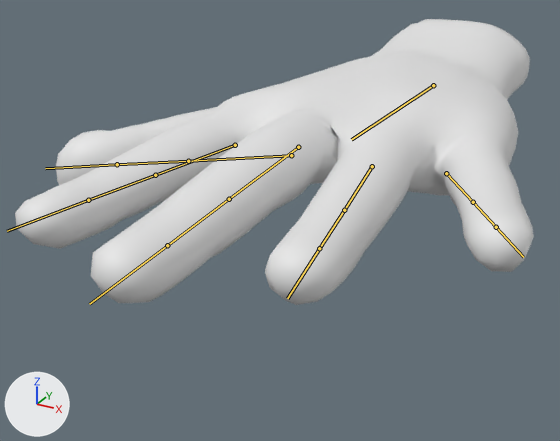
A saved change to the glTF model public/models/mao-fp-dir.glb.
The view is the same before and after, from a 50 mm lens placed at (0.477, -1.514, 0.383), pointed at (-0.097, -0.471, -0.139). The axes (+X, +Y, +Z) are drawn at lower left. The lights are the same throughout. The first picture is the older version. Both versions are drawn at the pose saved in each file; the numbers are the values there. The bones that bend it are drawn over the model as lines.

Names of what the first picture shows: 'mao'.
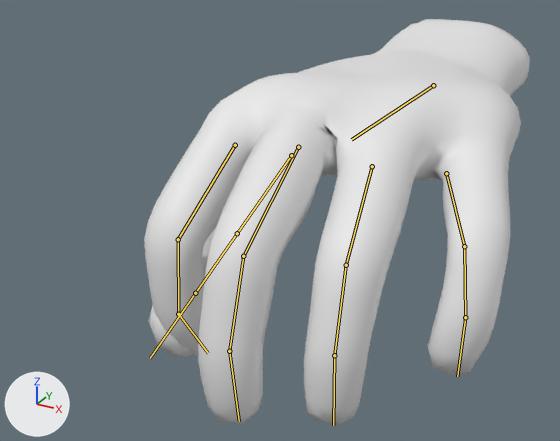
Edits to the scene script, one JSON object a line:
```json
{"block": "bone_rightindex1", "where": "bone_rightindex1 = bpy.data.objects['Armature'].pose.bones['RightIndex1']  # child of 'RightHand'"}
{"op": "set", "path": "bone_rightindex1.rotation_quaternion", "old": "(1.0, 0.0, 0.0, 0.0)", "new": "(0.943, 0.334, 0.0, 0.0)", "note": "degrees (0, 0, 0) -> degrees (39, 0, 0)"}
{"block": "bone_rightindex2", "where": "bone_rightindex2 = bpy.data.objects['Armature'].pose.bones['RightIndex2']  # child of 'RightIndex1'"}
{"op": "set", "path": "bone_rightindex2.rotation_quaternion", "old": "(1.0, 0.0, 0.0, 0.0)", "new": "(0.911, 0.413, 0.0, 0.0)", "note": "degrees (0, 0, 0) -> degrees (49, 0, 0)"}
{"block": "bone_rightindex3", "where": "bone_rightindex3 = bpy.data.objects['Armature'].pose.bones['RightIndex3']  # child of 'RightIndex2'"}
{"op": "set", "path": "bone_rightindex3.rotation_quaternion", "old": "(1.0, 0.0, 0.0, 0.0)", "new": "(0.953, 0.302, 0.0, 0.0)", "note": "degrees (0, 0, 0) -> degrees (35, 0, 0)"}
{"block": "bone_rightmiddle1", "where": "bone_rightmiddle1 = bpy.data.objects['Armature'].pose.bones['RightMiddle1']  # child of 'RightHand'"}
{"op": "set", "path": "bone_rightmiddle1.rotation_quaternion", "old": "(1.0, 0.0, 0.0, 0.0)", "new": "(0.966, 0.259, 0.0, 0.0)", "note": "degrees (0, 0, 0) -> degrees (30, 0, 0)"}
{"block": "bone_rightmiddle2", "where": "bone_rightmiddle2 = bpy.data.objects['Armature'].pose.bones['RightMiddle2']  # child of 'RightMiddle1'"}
{"op": "set", "path": "bone_rightmiddle2.rotation_quaternion", "old": "(1.0, 0.0, 0.0, 0.0)", "new": "(0.947, 0.321, 0.0, 0.0)", "note": "degrees (0, 0, 0) -> degrees (37, 0, 0)"}
{"block": "bone_rightmiddle3", "where": "bone_rightmiddle3 = bpy.data.objects['Armature'].pose.bones['RightMiddle3']  # child of 'RightMiddle2'"}
{"op": "set", "path": "bone_rightmiddle3.rotation_quaternion", "old": "(1.0, 0.0, 0.0, 0.0)", "new": "(0.972, 0.233, 0.0, 0.0)", "note": "degrees (0, 0, 0) -> degrees (27, 0, 0)"}
{"block": "bone_rightpinky1", "where": "bone_rightpinky1 = bpy.data.objects['Armature'].pose.bones['RightPinky1']  # child of 'RightHand'"}
{"op": "set", "path": "bone_rightpinky1.rotation_quaternion", "old": "(1.0, 0.0, 0.0, 0.0)", "new": "(0.966, 0.259, 0.0, 0.0)", "note": "degrees (0, 0, 0) -> degrees (30, 0, 0)"}
{"block": "bone_rightpinky2", "where": "bone_rightpinky2 = bpy.data.objects['Armature'].pose.bones['RightPinky2']  # child of 'RightPinky1'"}
{"op": "set", "path": "bone_rightpinky2.rotation_quaternion", "old": "(1.0, 0.0, 0.0, 0.0)", "new": "(0.947, 0.321, 0.0, 0.0)", "note": "degrees (0, 0, 0) -> degrees (37, 0, 0)"}
{"block": "bone_rightpinky3", "where": "bone_rightpinky3 = bpy.data.objects['Armature'].pose.bones['RightPinky3']  # child of 'RightPinky2'"}
{"op": "set", "path": "bone_rightpinky3.rotation_quaternion", "old": "(1.0, 0.0, 0.0, 0.0)", "new": "(0.972, 0.233, 0.0, 0.0)", "note": "degrees (0, 0, 0) -> degrees (27, 0, 0)"}
{"block": "bone_rightring1", "where": "bone_rightring1 = bpy.data.objects['Armature'].pose.bones['RightRing1']  # child of 'RightHand'"}
{"op": "set", "path": "bone_rightring1.rotation_quaternion", "old": "(1.0, 0.0, 0.0, 0.0)", "new": "(0.966, 0.259, 0.0, 0.0)", "note": "degrees (0, 0, 0) -> degrees (30, 0, 0)"}
{"block": "bone_rightring2", "where": "bone_rightring2 = bpy.data.objects['Armature'].pose.bones['RightRing2']  # child of 'RightRing1'"}
{"op": "set", "path": "bone_rightring2.rotation_quaternion", "old": "(1.0, 0.0, 0.0, 0.0)", "new": "(0.947, 0.321, 0.0, 0.0)", "note": "degrees (0, 0, 0) -> degrees (37, 0, 0)"}
{"block": "bone_rightring3", "where": "bone_rightring3 = bpy.data.objects['Armature'].pose.bones['RightRing3']  # child of 'RightRing2'"}
{"op": "set", "path": "bone_rightring3.rotation_quaternion", "old": "(1.0, 0.0, 0.0, 0.0)", "new": "(0.972, 0.233, 0.0, 0.0)", "note": "degrees (0, 0, 0) -> degrees (27, 0, 0)"}
{"block": "bone_rightthumb1", "where": "bone_rightthumb1 = bpy.data.objects['Armature'].pose.bones['RightThumb1']  # child of 'RightHand'"}
{"op": "set", "path": "bone_rightthumb1.rotation_quaternion", "old": "(1.0, 0.0, 0.0, 0.0)", "new": "(0.881, 0.252, -0.047, -0.398)", "note": "degrees (0, 0, 0) -> degrees (29, 7, -47)"}
```

Boxes [x1, y1, x2, y2] around the edits, measured in the pictures (560 x 441 px):
```json
{"object": "mao", "change": "posed", "before": [15, 19, 534, 305], "after": [144, 19, 530, 424], "on screen": "26% narrower, 41% taller"}
{"bone": "RightIndex1", "before": "(235, 145) to (155, 175)", "after": "(235, 145) to (178, 239)"}
{"bone": "RightIndex2", "before": "(155, 175) to (88, 200)", "after": "(178, 239) to (178, 314)"}
{"bone": "RightIndex3", "before": "(88, 200) to (7, 231)", "after": "(178, 314) to (208, 353)"}
{"bone": "RightMiddle1", "before": "(298, 147) to (229, 199)", "after": "(298, 147) to (243, 256)"}
{"bone": "RightMiddle2", "before": "(229, 199) to (167, 245)", "after": "(243, 256) to (229, 351)"}
{"bone": "RightMiddle3", "before": "(167, 245) to (89, 304)", "after": "(229, 351) to (239, 421)"}
{"bone": "RightPinky1", "before": "(446, 173) to (473, 202)", "after": "(446, 173) to (464, 246)"}
{"bone": "RightPinky2", "before": "(473, 202) to (496, 227)", "after": "(464, 246) to (465, 317)"}
{"bone": "RightPinky3", "before": "(496, 227) to (523, 257)", "after": "(465, 317) to (457, 376)"}
{"bone": "RightRing1", "before": "(372, 166) to (344, 210)", "after": "(372, 166) to (346, 265)"}
{"bone": "RightRing2", "before": "(344, 210) to (319, 248)", "after": "(346, 265) to (334, 355)"}
{"bone": "RightRing3", "before": "(319, 248) to (287, 298)", "after": "(334, 355) to (333, 425)"}
{"bone": "RightThumb1", "before": "(291, 155) to (188, 161)", "after": "(291, 155) to (237, 233)"}
```
